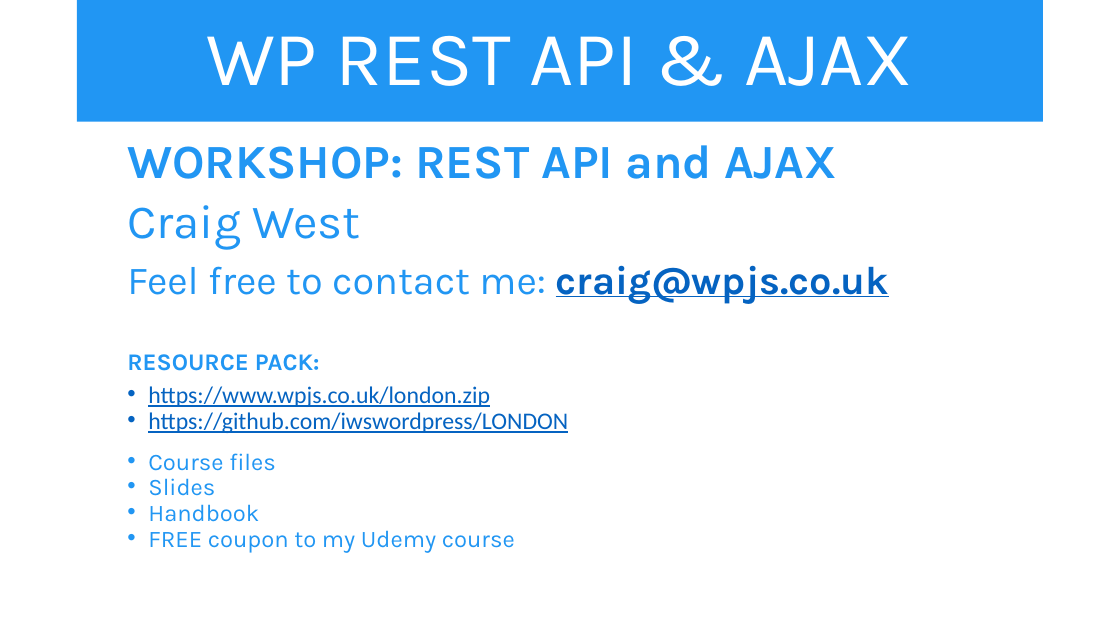
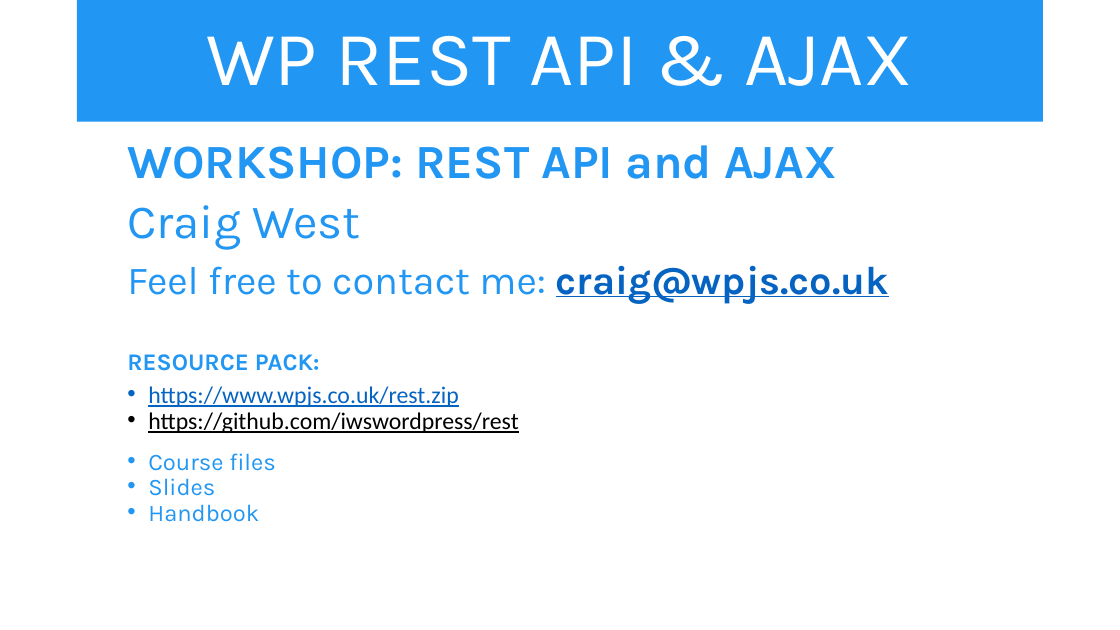
Before and after one commit to iwswordpress/rest, a slide deck: slide 12 of rest-api-workshop.pptx. Drawn at 1120x630 pixels with LibreOffice and Linux fonts; fonts in the diff are those of the drawing. Boxes give left, top, right and bottom in pixels: in the first picture for what was removed or moved away, otherwise in the second. Text is boxed around its words. In the diff, an @@ line names an element or a change of style, - is before the commit and + after.

```diff
--- a/rest-api-workshop.pptx
+++ b/rest-api-workshop.pptx
@@ text at [148, 386, 518, 433]: text changed; text colour #0563C1 to #000000 @@
-  • https://www.wpjs.co.uk/london.zip
-  • https://github.com/iwswordpress/LONDON
+  • https://www.wpjs.co.uk/rest.zip
+  • https://github.com/iwswordpress/rest
@@ text at [148, 530, 515, 553]: paragraph removed @@
-  • FREE coupon to my Udemy course
```
Also in this commit, not shown: 1 other slide changed, 3 other files.
